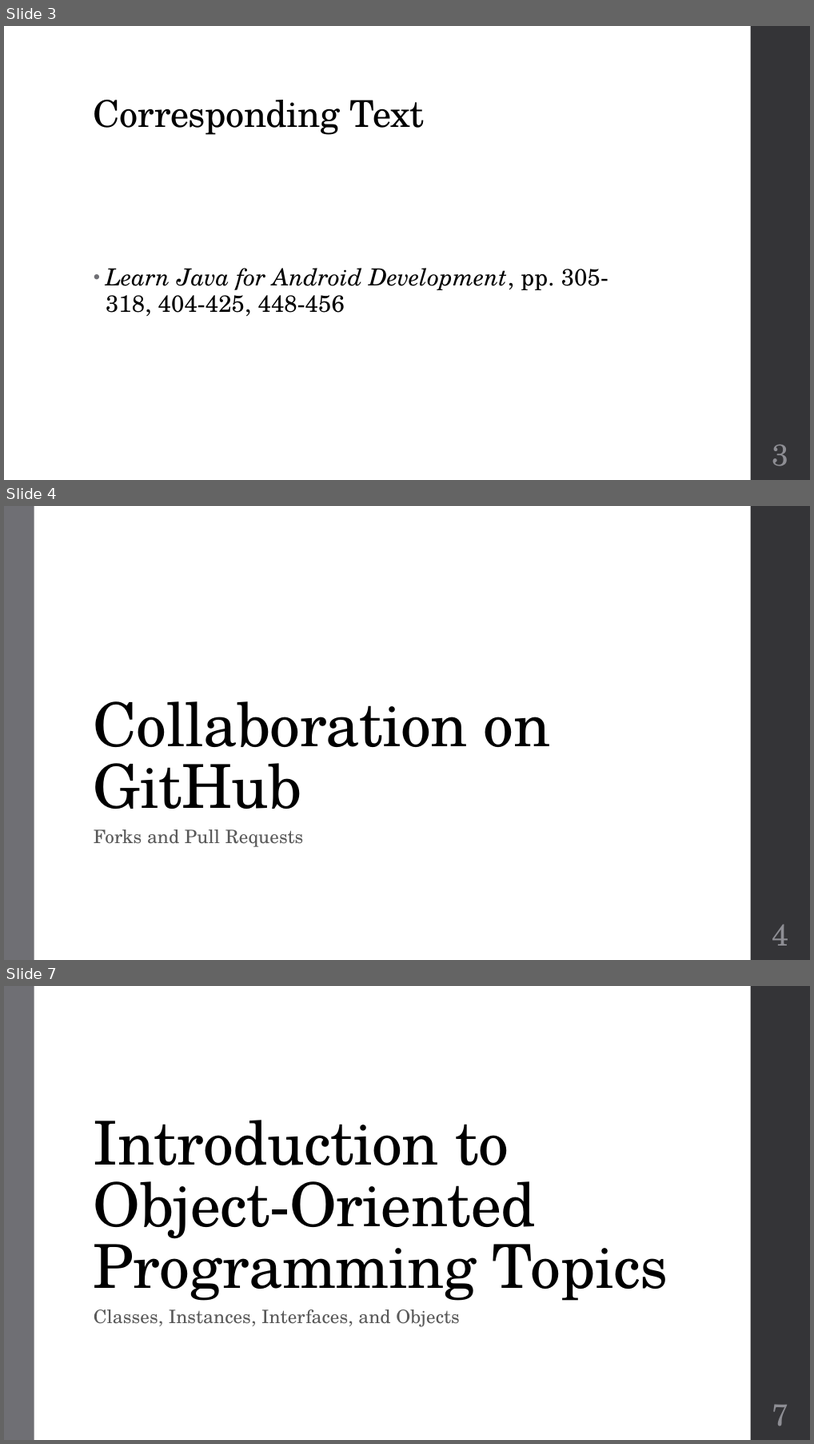
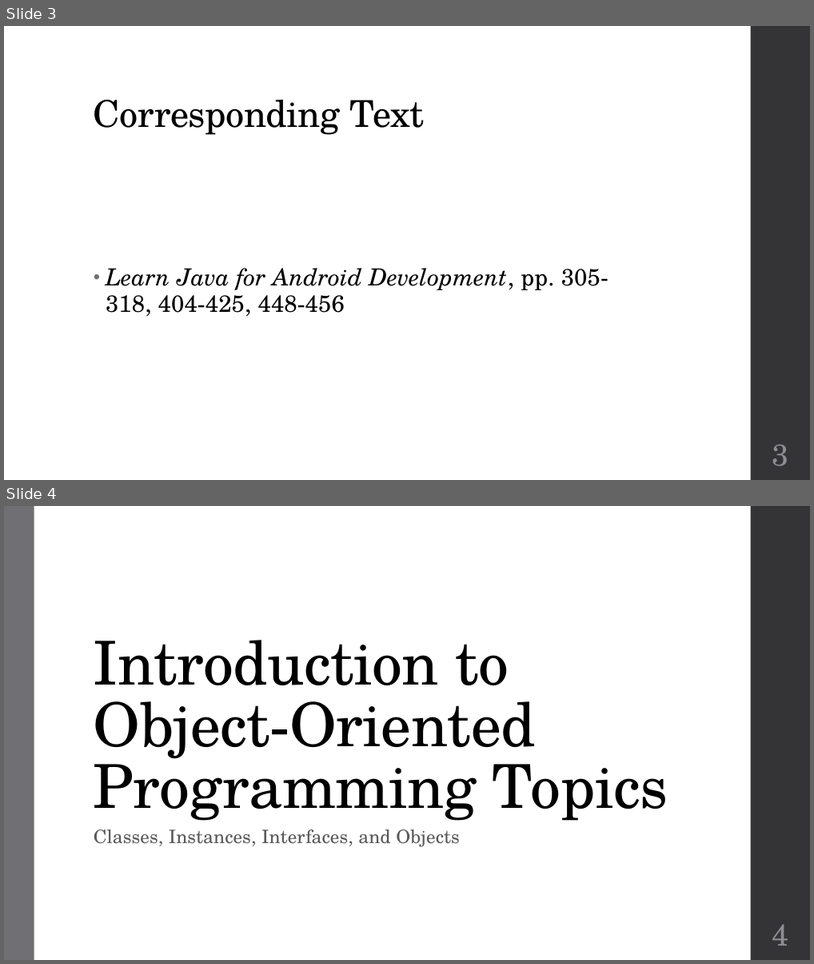
Before and after one commit to zarthur/CSCC-Fundamentals-Android-Notes, a slide deck: week_04/week_04.pptx. Shown one above the other, each under a label of ours: slides 3, 4 and 7 before the commit, slides 3 and 4 after it; the slides between them are not shown. The pictures are 814x1444 and 814x964 pixels, drawn with LibreOffice and Linux fonts; fonts in the diff are those of the drawing. Boxes give left, top, right and bottom in pixels: in the first picture for what was removed or moved away, otherwise in the second. Text is boxed around its words. In the diff, an @@ line names an element or a change of style, - is before the commit and + after.

```diff
--- a/week_04/week_04.pptx
+++ b/week_04/week_04.pptx
@@ slide 4 removed at (x1=4, y1=506, x2=810, y2=960), background #FFFFFF; not listed: 2 template elements that a slide beside it also shows @@
@@ title removed at (x1=94, y1=701, x2=550, y2=808) @@
-Collaboration on GitHub
@@ text removed at (x1=94, y1=829, x2=304, y2=847) @@
-Forks and Pull Requests
@@ page number removed at (x1=773, y1=924, x2=790, y2=945) @@
-4
@@ what was slide 7 is now slide 4 @@
@@ page number at (x1=773, y1=924, x2=790, y2=945): text changed @@
-7
+4
```
Also in this commit, not shown: 2 other slides removed, 7 other files.
